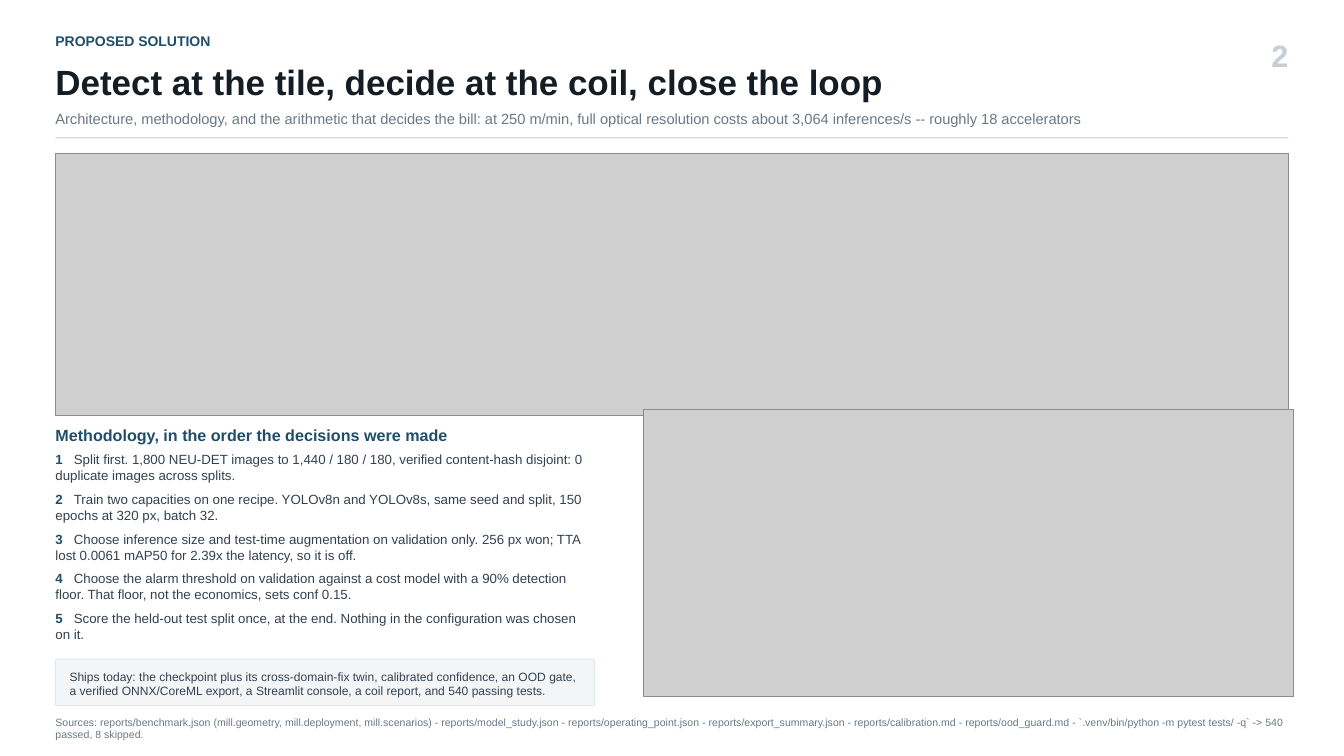
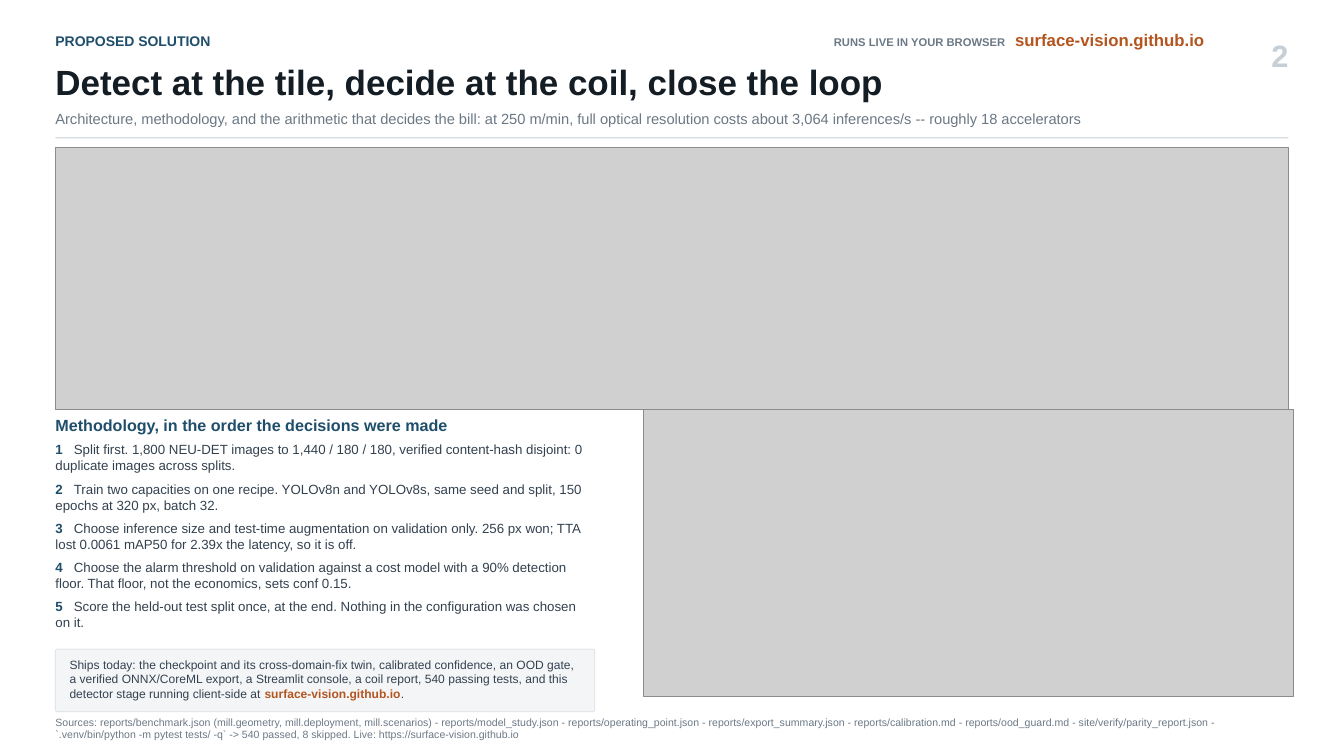
Before and after one commit to surface-vision/surface-vision.github.io, a slide deck: slide 2 of evidence/deck/JSW_Surface_Defect_Detection.pptx. Drawn at 1344x756 pixels with LibreOffice and Linux fonts; fonts in the diff are those of the drawing; grey boxes stand for pictures. Boxes give left, top, right and bottom in pixels: in the first picture for what was removed or moved away, otherwise in the second. Text is boxed around its words. In the diff, an @@ line names an element or a change of style, - is before the commit and + after.

```diff
--- a/evidence/deck/JSW_Surface_Defect_Detection.pptx
+++ b/evidence/deck/JSW_Surface_Defect_Detection.pptx
@@ text added at [834,34,1204,50], 12 pt, text #B4551F, bold @@
+RUNS LIVE IN YOUR BROWSER surface-vision.github.io
@@ picture: place and size @@
-picture at [55,153,1289,415]
+picture at [55,147,1289,409]
@@ text "Methodology, in the order the ...": place and size @@
-text "Methodology, in the order the ..." at [55,429,582,639]
+text "Methodology, in the order the ..." at [55,419,582,627]
@@ rounded rectangle: place and size @@
-rounded rectangle at [55,659,595,706]
+rounded rectangle at [55,649,595,712]
@@ text at [70,660,574,700]: text changed @@
-Ships today: the checkpoint plus its cross-domain-fix twin, calibrated confidence, an OOD gate, a verified ONNX/CoreML export, a Streamlit console, a coil report, and 540 passing tests.
+Ships today: the checkpoint and its cross-domain-fix twin, calibrated confidence, an OOD gate, a verified ONNX/CoreML export, a Streamlit console, a coil report, 540 passing tests, and this detector stage running client-side at surface-vision.github.io.
@@ text at [55,718,1208,740]: text changed @@
-Sources: reports/benchmark.json (mill.geometry, mill.deployment, mill.scenarios) - reports/model_study.json - reports/operating_point.json - reports/export_summary.json - reports/calibration.md - reports/ood_guard.md - `.venv/bin/python -m pytest tests/ -q` -> 540 passed, 8 skipped.
+Sources: reports/benchmark.json (mill.geometry, mill.deployment, mill.scenarios) - reports/model_study.json - reports/operating_point.json - reports/export_summary.json - reports/calibration.md - reports/ood_guard.md - site/verify/parity_report.json - `.venv/bin/python -m pytest tests/ -q` -> 540 passed, 8 skipped. Live: https://surface-vision.github.io
```
Also in this commit, not shown: 4 other slides changed, 7 other files.
